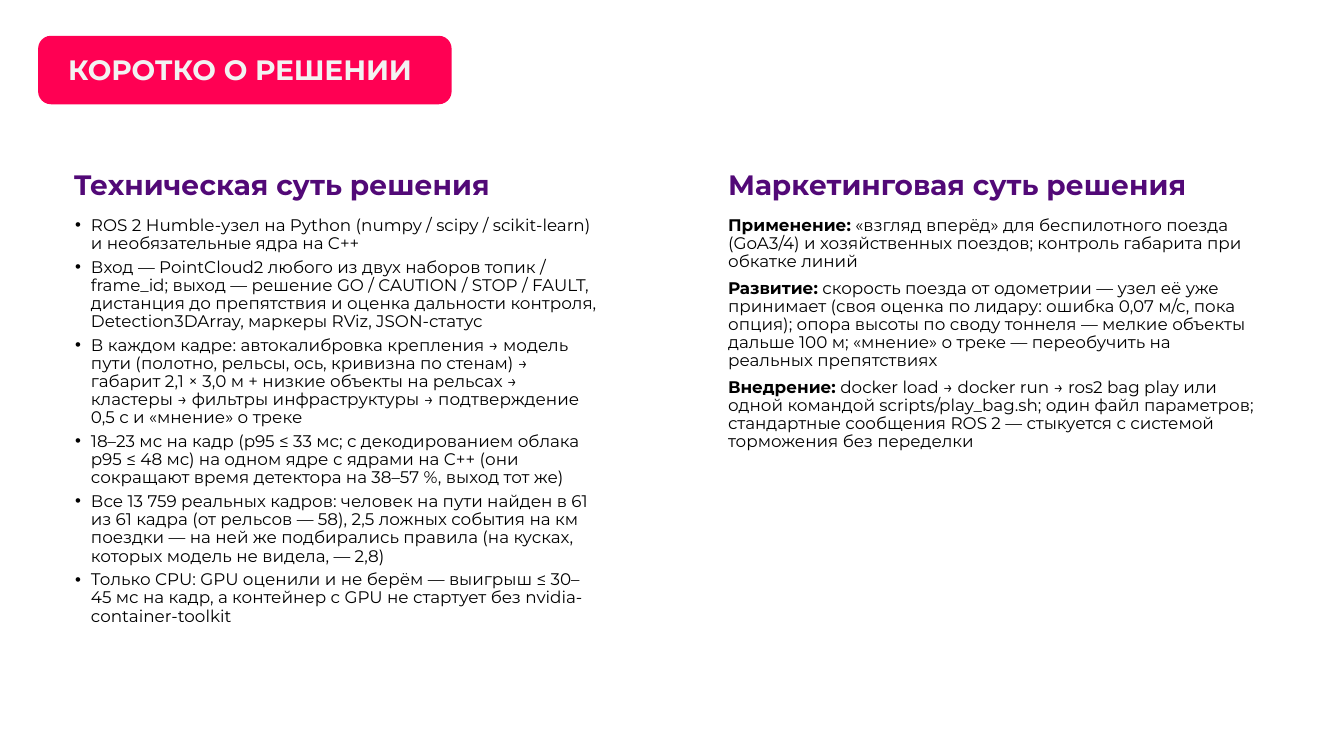
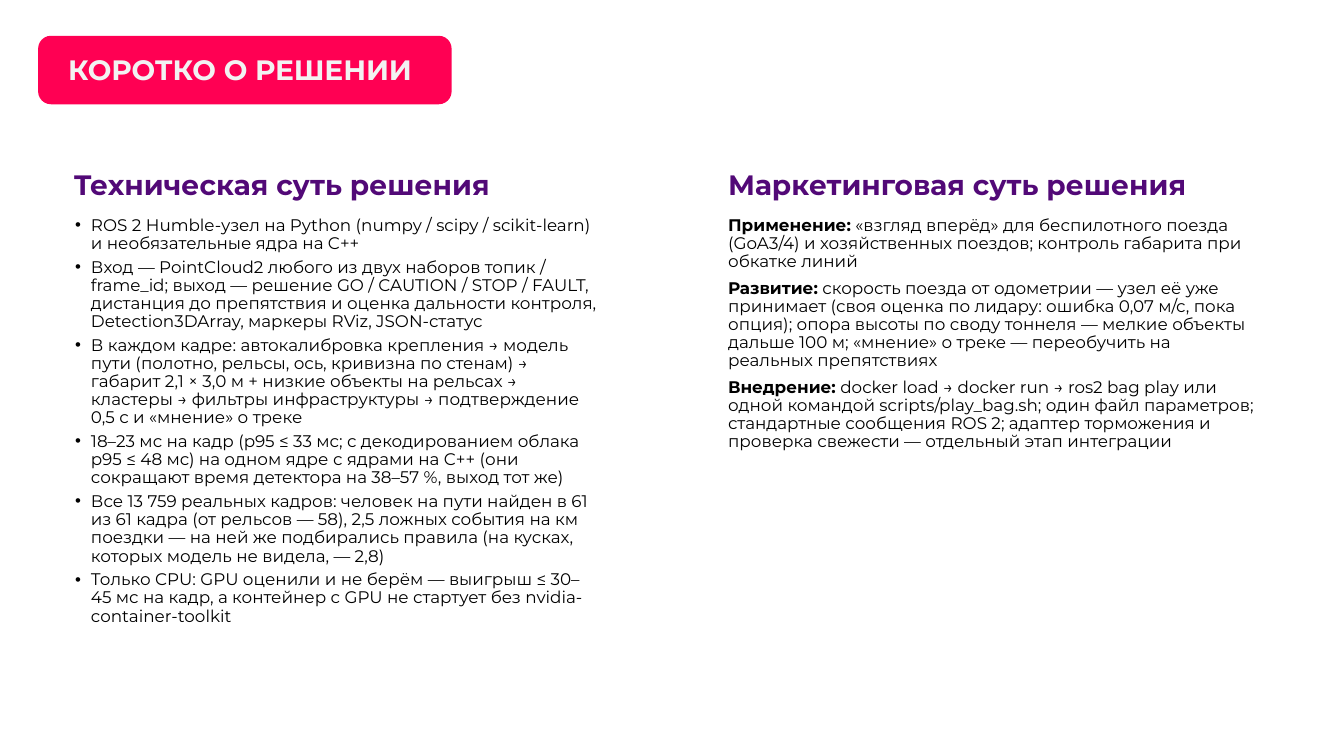
Before and after one commit to pmixay/ReSense, a slide deck: slide 5 of docs/presentation/ReSense_LCT2026.pptx. Drawn at 1344x756 pixels with LibreOffice and Linux fonts; fonts in the diff are those of the drawing; background and template pictures are left out. Boxes give left, top, right and bottom in pixels: in the first picture for what was removed or moved away, otherwise in the second. Text is boxed around its words. In the diff, an @@ line names an element or a change of style, - is before the commit and + after.

```diff
--- a/docs/presentation/ReSense_LCT2026.pptx
+++ b/docs/presentation/ReSense_LCT2026.pptx
@@ text at [728,380,1253,451]: text changed @@
-Внедрение: docker load → docker run → ros2 bag play или одной командой scripts/play_bag.sh; один файл параметров; стандартные сообщения ROS 2 — стыкуется с системой торможения без переделки
+Внедрение: docker load → docker run → ros2 bag play или одной командой scripts/play_bag.sh; один файл параметров; стандартные сообщения ROS 2; адаптер торможения и проверка свежести — отдельный этап интеграции
```
Also in this commit, not shown: 3 other slides changed, 32 other files.
